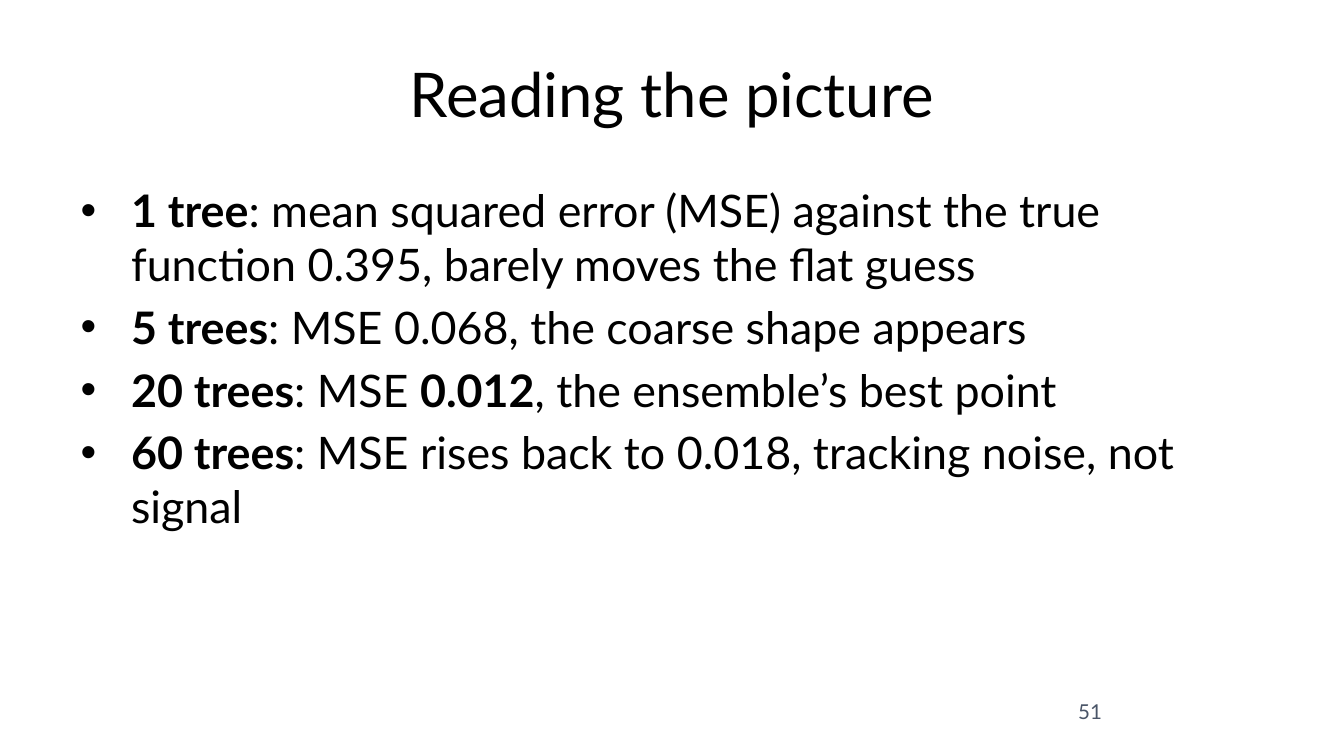
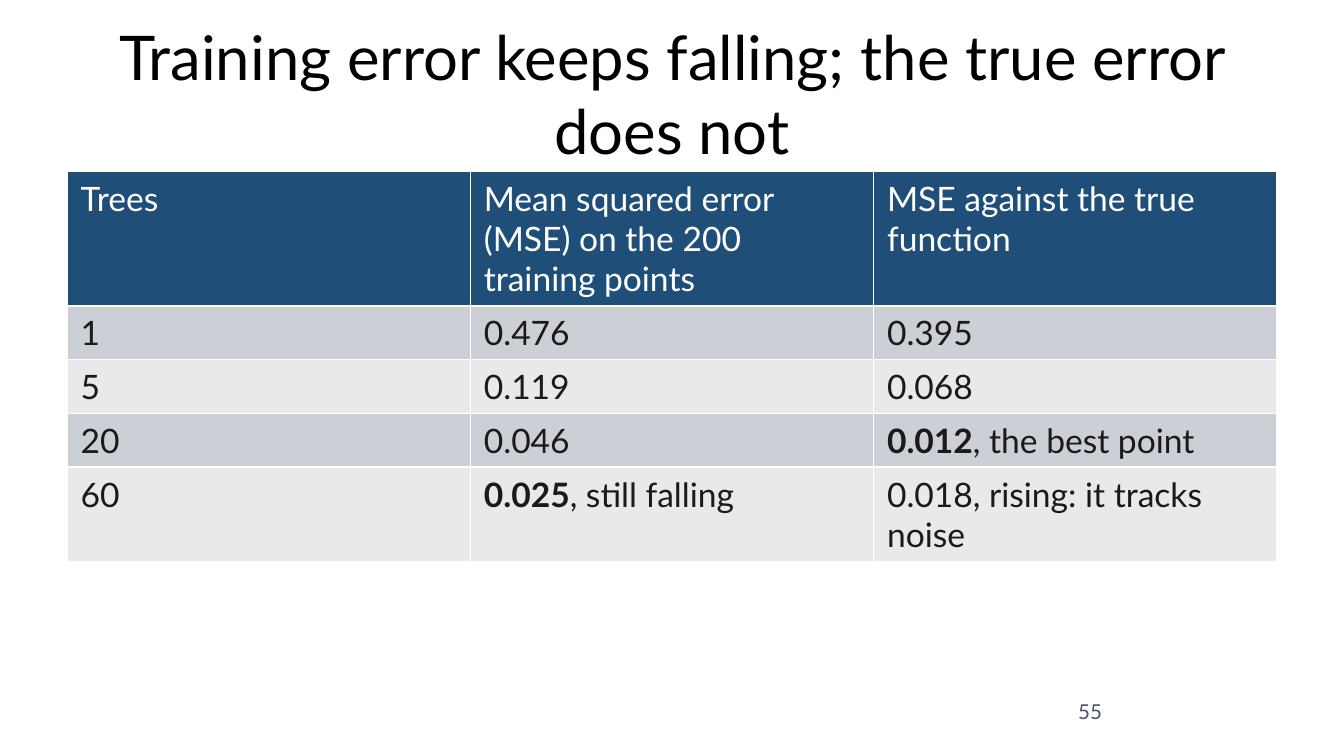
Before and after one commit to fabioantonini/technologies-for-artificial-intelligence, a slide deck: slide 55 of Lessons/07_trees_and_ensembles/Slides/trees_and_ensembles_slides.pptx (slide 51 before the commit). Drawn at 1344x756 pixels with LibreOffice and Linux fonts; fonts in the diff are those of the drawing; background and template pictures are left out. Boxes give left, top, right and bottom in pixels: in the first picture for what was removed or moved away, otherwise in the second. Text is boxed around its words. In the diff, an @@ line names an element or a change of style, - is before the commit and + after.

```diff
--- a/Lessons/07_trees_and_ensembles/Slides/trees_and_ensembles_slides.pptx
+++ b/Lessons/07_trees_and_ensembles/Slides/trees_and_ensembles_slides.pptx
@@ title at (119, 34, 1225, 155): text changed @@
-Reading the picture
+Training error keeps falling; the true error does not
@@ table added at (67, 172, 1277, 671), 5 rows, 3 columns @@
+Trees | Mean squared error (MSE) on the 200 training points | MSE against the true function
+1 | 0.476 | 0.395
+5 | 0.119 | 0.068
+20 | 0.046 | 0.012, the best point
+60 | 0.025, still falling | 0.018, rising: it tracks noise
@@ text removed at (131, 192, 1174, 532) @@
-• 1 tree: mean squared error (MSE) against the true function 0.395, barely moves the flat guess
-• 5 trees: MSE 0.068, the coarse shape appears
-• 20 trees: MSE 0.012, the ensemble’s best point
-• 60 trees: MSE rises back to 0.018, tracking noise, not signal
@@ page number at (1078, 704, 1102, 719): text changed @@
-51
+55
```
Also in this commit, not shown: 24 other slides changed, 4 slides added, 17 other files.
